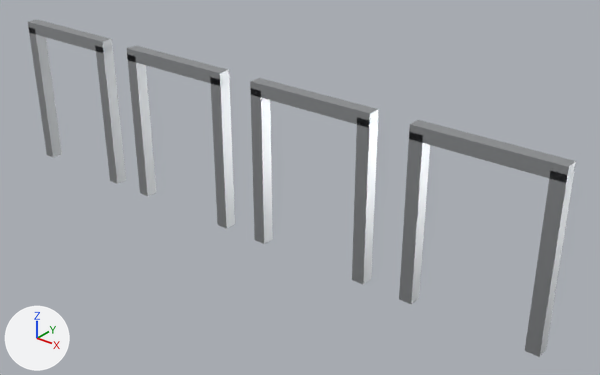
A saved change to the glTF model public/models/props/bike_rack.lod1.glb.
Rendered twice from a 50 mm lens placed at (2.39, -2.56, 1.93), pointed at (0.24, 0.12, 0.27). Arrows for +X, +Y and +Z are at lower left; the lights stay in place. The older version comes first. Where no turn or scale is listed for an object, it has been applied to the vertices. Vertices at exactly the same position are counted once.

Names of what the first picture shows: 'props_bike_rack'.
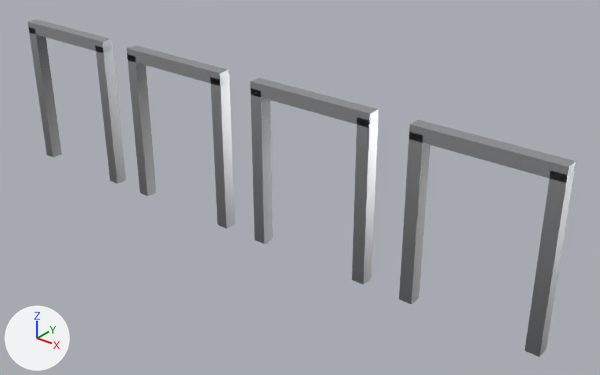
Changed parts and their boxes (x1, y1, x2, y2) in the pictures (600 x 375 px):
'props_bike_rack', recoloured: (33, 32, 565, 357) in both

Diff of the bpy script that builds the scene:
```diff
--- a/public/models/props/bike_rack.lod1.glb.py
+++ b/public/models/props/bike_rack.lod1.glb.py
@@ mat_metal_galv @@
 n0 = _N.new('ShaderNodeBsdfPrincipled'); n0.name = 'Principled BSDF'
-n0.inputs[0].default_value = (0.6, 0.62, 0.64, 1.0)  # 'Base Color', light grey #cbced1
 n0.inputs[1].default_value = 1.0  # 'Metallic'
@@ mat_metal_galv @@
 n1 = _N.new('ShaderNodeOutputMaterial'); n1.name = 'Material Output'
+n2 = _N.new('ShaderNodeMix'); n2.name = 'Mix'
+n2.data_type = 'RGBA'
+n2.blend_type = 'MULTIPLY'
+n2.inputs[0].default_value = 1.0  # 'Factor'
+n2.inputs[7].default_value = (0.6, 0.62, 0.64, 1.0)  # 'B', light grey #cbced1
+n3 = _N.new('ShaderNodeVertexColor'); n3.name = 'Color Attribute'
 _L.new(n0.outputs[0], n1.inputs[0])  # 'BSDF' to 'Surface'
+_L.new(n2.outputs[2], n0.inputs[0])  # 'Result' to 'Base Color'
+_L.new(n3.outputs[0], n2.inputs[6])  # 'Color' to 'A'
@@ me_props_bike_rack @@
 me_props_bike_rack.from_pydata(...)  # 96 vertices, 144 faces; spans x -1.51..1.51, y -0.03..0.03, z -0.39..0.39
 # used by ob_props_bike_rack; location = (0.0, 0.0, 0.39)
+# me_props_bike_rack part 1: vertex colours changed
 me_props_bike_rack.materials.append(mat_metal_galv)
```
